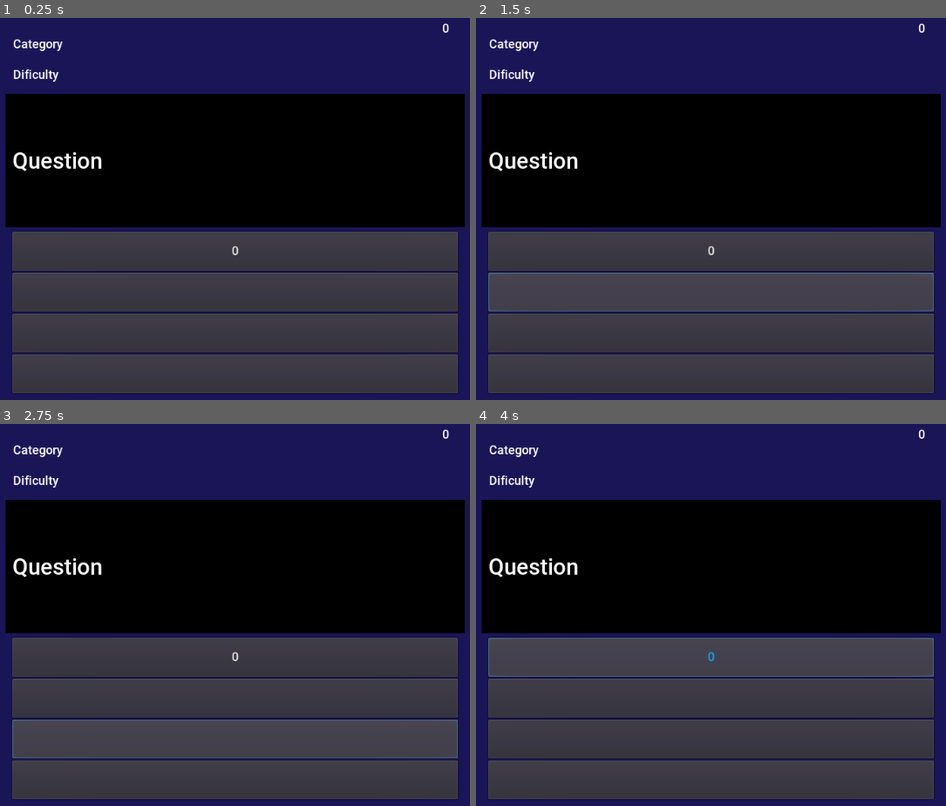
Above: before the commit, frames 1-4 (two rows, left to right).
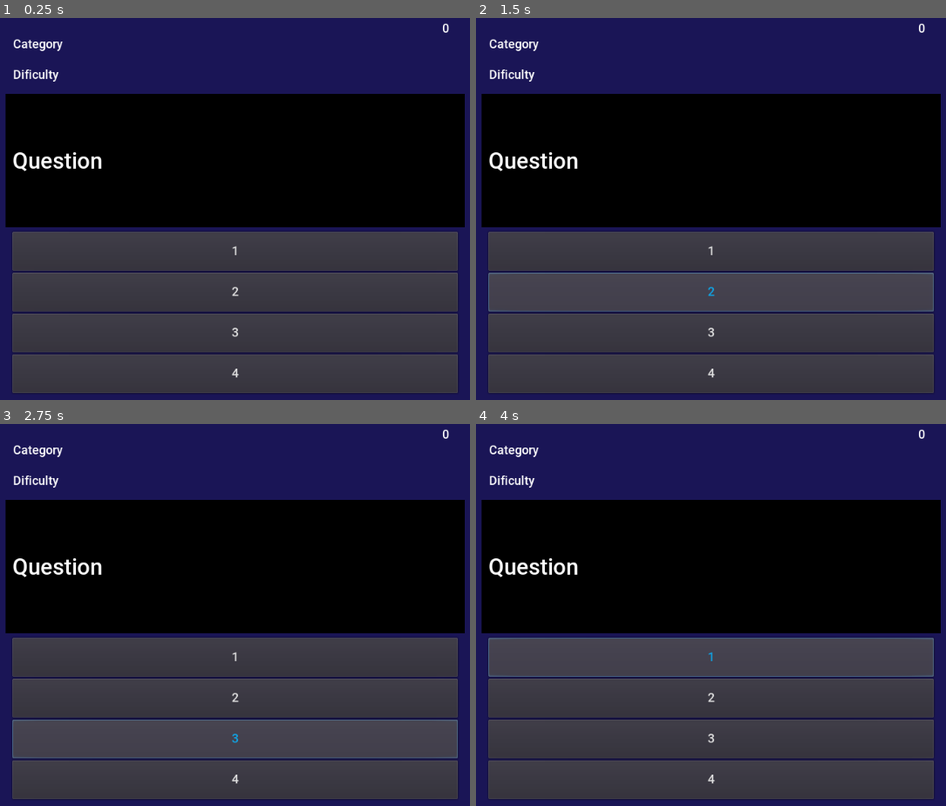
Above: after the commit, the same moments.

Repository: sp1nnek0p/OTDB
Game: Godot game, scene res://CanvasLayer.tscn
Two runs of this game, one before a commit and one after it. Both use one fixed random seed, a clock stepped at 60 frames per second and the inputs below.
Inputs (mouse positions are in pixels of both pictures, inside the frame that each line leads up to):
- Up to frame 1 (0.25 s): no input
- Up to frame 2 (1.5 s): click "0" (after the commit: "1") at 0.5 s; click (711, 293) at 1.25 s
- Up to frame 3 (2.75 s): click (235, 737) at 2 s
- Up to frame 4 (4 s): click (711, 779) at 2.75 s; click "0" (after the commit: "1") at 3.5 s

The runs differ from the first frame. In frame 1, less than 0.1% of the frame differs, in the area x 49-51%, y 59-95%; in frame 2, less than 0.1%; in frame 3, less than 0.1%; in frame 4, less than 0.1%.
Error before the commit: Invalid get index 'results' (on base: 'Nil'). (res://CanvasLayer.gd:80)
Error after the commit: Invalid get index 'results' (on base: 'Nil'). (res://CanvasLayer.gd:81)

Commit message:
fixed an error

Diff:
--- a/CanvasLayer.gd
+++ b/CanvasLayer.gd
@@ -34,6 +34,7 @@
 		opt3.text = question_bank[number][1][2]
 		opt4.text = question_bank[number][1][3]
 	else:
+		display_score.text = 'Score : ' + str(score_val)
 		question_textbox.text = 'You Got! ' + str(score_val) + '/100'
 		popup_dialog.dialog_text = 'You final score is! ' + str(score_val) + '/100'
 		popup_dialog.popup()
--- a/CanvasLayer.tscn
+++ b/CanvasLayer.tscn
@@ -49,7 +49,7 @@
 custom_colors/font_color_hover = Color( 0.0666667, 0.643137, 0.898039, 1 )
 custom_colors/font_color_pressed = Color( 0.658824, 0.823529, 0.0627451, 1 )
 custom_fonts/font = ExtResource( 2 )
-text = "0"
+text = "1"
 
 [node name="opt2" type="Button" parent="."]
 margin_left = 191.0
@@ -59,6 +59,7 @@
 custom_colors/font_color_hover = Color( 0.0666667, 0.643137, 0.898039, 1 )
 custom_colors/font_color_pressed = Color( 0.658824, 0.823529, 0.0627451, 1 )
 custom_fonts/font = ExtResource( 2 )
+text = "2"
 
 [node name="opt3" type="Button" parent="."]
 margin_left = 191.0
@@ -68,6 +69,7 @@
 custom_colors/font_color_hover = Color( 0.0666667, 0.643137, 0.898039, 1 )
 custom_colors/font_color_pressed = Color( 0.658824, 0.823529, 0.0627451, 1 )
 custom_fonts/font = ExtResource( 2 )
+text = "3"
 
 [node name="opt4" type="Button" parent="."]
 margin_left = 191.0
@@ -77,6 +79,7 @@
 custom_colors/font_color_hover = Color( 0.0666667, 0.643137, 0.898039, 1 )
 custom_colors/font_color_pressed = Color( 0.658824, 0.823529, 0.0627451, 1 )
 custom_fonts/font = ExtResource( 2 )
+text = "4"
 
 [node name="DisplayScore" type="Label" parent="."]
 margin_left = 640.0
@@ -116,7 +119,6 @@
 grow_vertical = 2
 
 [node name="ConfirmationDialog" type="ConfirmationDialog" parent="."]
-visible = true
 anchor_left = 0.5
 anchor_top = 0.5
 anchor_right = 0.5
